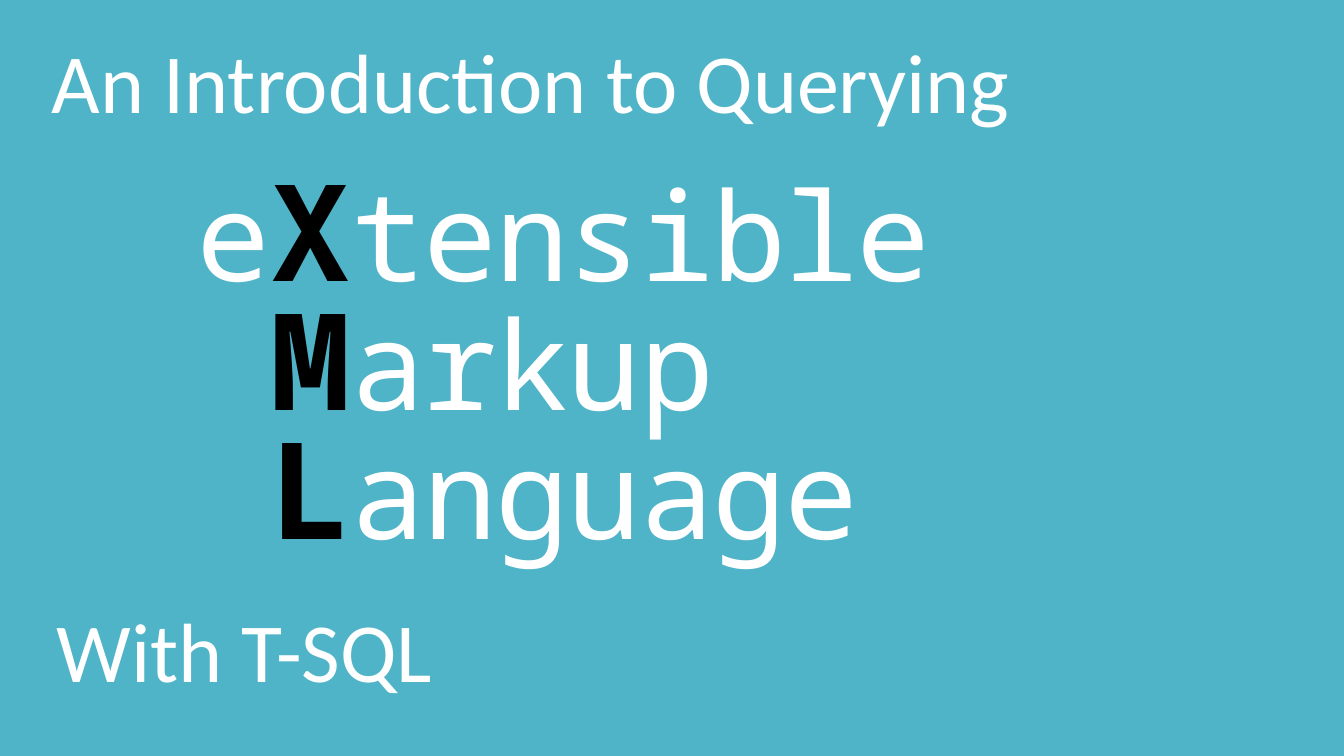
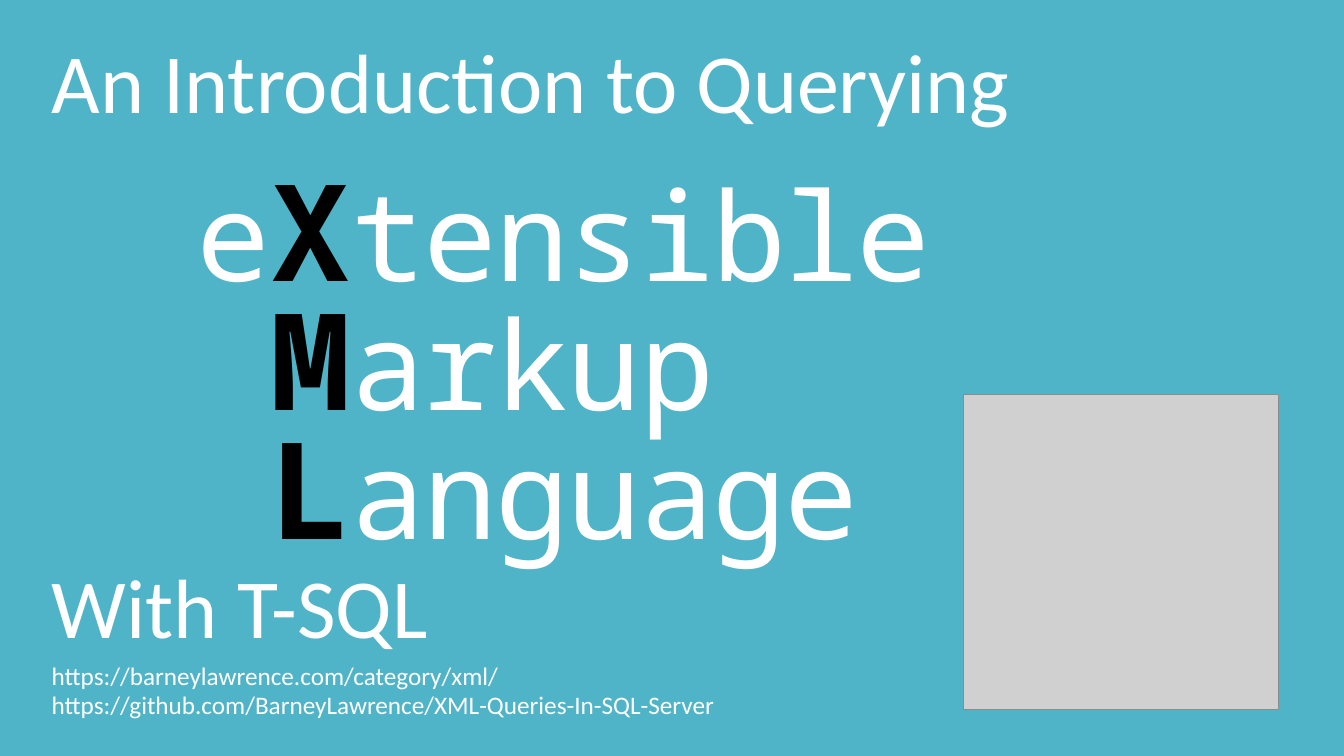
Before and after one commit to BarneyLawrence/XML-Queries-In-SQL-Server, a slide deck: slide 1 of Lightning Talk - An Introduction to Querying XML With T-SQL.pptx. Drawn at 1344x756 pixels with LibreOffice and Linux fonts; fonts in the diff are those of the drawing; grey boxes stand for pictures. Boxes give left, top, right and bottom in pixels: in the first picture for what was removed or moved away, otherwise in the second. Text is boxed around its words. In the diff, an @@ line names an element or a change of style, - is before the commit and + after.

```diff
--- a/Lightning Talk - An Introduction to Querying XML With T-SQL.pptx
+++ b/Lightning Talk - An Introduction to Querying XML With T-SQL.pptx
@@ picture added at [964, 394, 1278, 709] @@
@@ subtitle "With T-SQL": place and size @@
-subtitle "With T-SQL" at [57, 623, 432, 693]
+subtitle "With T-SQL" at [52, 579, 427, 649]
@@ text added at [52, 667, 498, 690], 18 pt, text #FFFFFF @@
+https://barneylawrence.com/category/xml/
@@ text added at [52, 696, 714, 719], 18 pt, text #FFFFFF @@
+https://github.com/BarneyLawrence/XML-Queries-In-SQL-Server
```
Also in this commit, not shown: 1 other slide changed, 1 other file.
